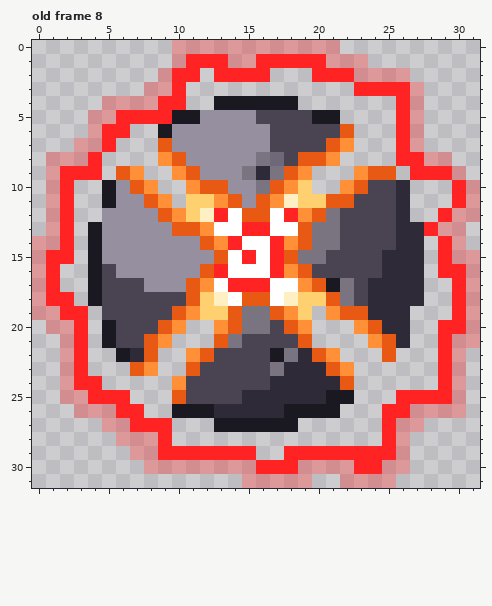
A pixel-art file gets an edit: imgs/moon_phase2_teleport in slow.aseprite. That is the earlier state.
32x32 pixels, 8 frames. Shown: old frame 8.
After the commit:
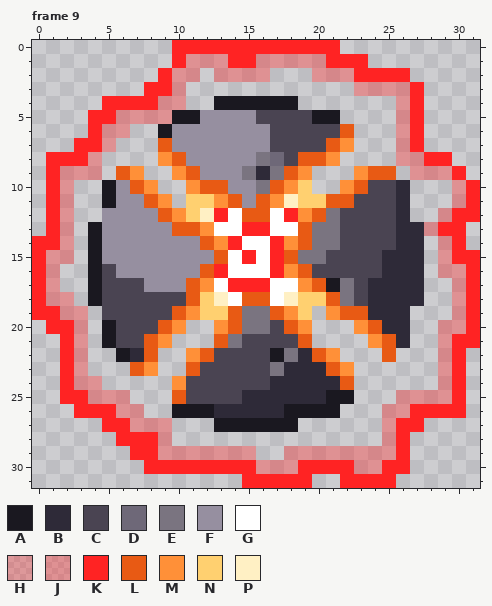
Palette (. is transparent): A #1a1820  B #2e2a38  C #4a4452  D #6e6878  E #7a7480  F #968fa0  G #ffffff  H #ff232350  J #ff23235a  K #ff2323  L #e85a14  M #ff9038  N #ffd070  P #fff0c4
A new or re-ordered frame is compared with the old frame closest to it.
Edits made:
frames 8 -> 9
Frame 9 is new; against old frame 8, layer "Layer 2":
The edit turns colour K into colour J in row 1 at x 11 to 13 and 16 to 20; in row 2 at x 10 to 11, 13 to 16 and 20 to 22; in row 3 at x 10 and 23 to 26; in row 4 at x 9 to 10 and 26; in row 5 at x 6 to 9 and 26; in row 6 at x 5 to 6 and 26.
The edit turns colour K into colour J in row 7 at x 5 and 26; in row 8 at x 4 and 26 to 27; in row 9 at x 2 to 4 and 27 to 29; in rows 10 to 11 at x 2 and 30; in row 12 at x 2 and 29; in row 13 at x 2 and 28.
The edit turns colour K into colour J in row 14 at x 2 and 29; in row 15 at x 1 to 2 and 29; in row 16 at x 1 and 29 to 30; in row 17 at x 1 and 30; in row 18 at x 1 to 2 and 30; in row 19 at x 2 to 3 and 30.
The edit turns colour K into colour J in row 20 at x 3 and 29 to 30; in rows 21 to 23 at x 3 and 29; in row 24 at x 3 to 4 and 29; in row 25 at x 4 to 6 and 26 to 29; in row 26 at x 6 to 7 and 25 to 26; in row 27 at x 7 to 9 and 25.
The edit turns colour K into colour J in row 28 at x 9 and 25; in row 29 at x 9 to 15 and 18 to 25; in row 30 at x 16 to 18 and 23 to 24.
The edit turns colour H into colour K in row 0 at x 10 to 21; in row 1 at x 10, 14 to 15 and 21 to 23; in row 2 at x 9 and 23 to 26; in row 3 at x 8 to 9 and 27; in row 4 at x 5 to 8 and 27; in row 5 at x 4 to 5 and 27.
The edit turns colour H into colour K in row 6 at x 4 and 27; in row 7 at x 3 to 4 and 27; in row 8 at x 1 to 3 and 28 to 29; in row 9 at x 1 and 30; in rows 10 to 11 at x 1 and 31; in row 12 at x 1 and 30 to 31.
The edit turns colour H into colour K in row 13 at x 1 and 29 to 30; in row 14 at x 0 to 1 and 30; in row 15 at x 0 and 30 to 31; in rows 16 to 18 at x 0 and 31; in row 19 at x 0 to 1 and 31; in row 20 at x 1 to 2 and 31.
The edit turns colour H into colour K in row 21 at x 2 and 30 to 31; in rows 22 to 24 at x 2 and 30; in row 25 at x 2 to 3 and 30; in row 26 at x 3 to 5 and 27 to 30; in row 27 at x 5 to 6 and 26 to 27; in row 28 at x 6 to 8 and 26.
The edit turns colour H into colour K in row 29 at x 7 to 8 and 26; in row 30 at x 8 to 15, 19 to 22 and 25 to 26; in row 31 at x 15 to 19 and 22 to 25.
Pixel boxes of the changes (left, top, right, bottom) in both pictures:
changed: (32, 40, 480, 488)
